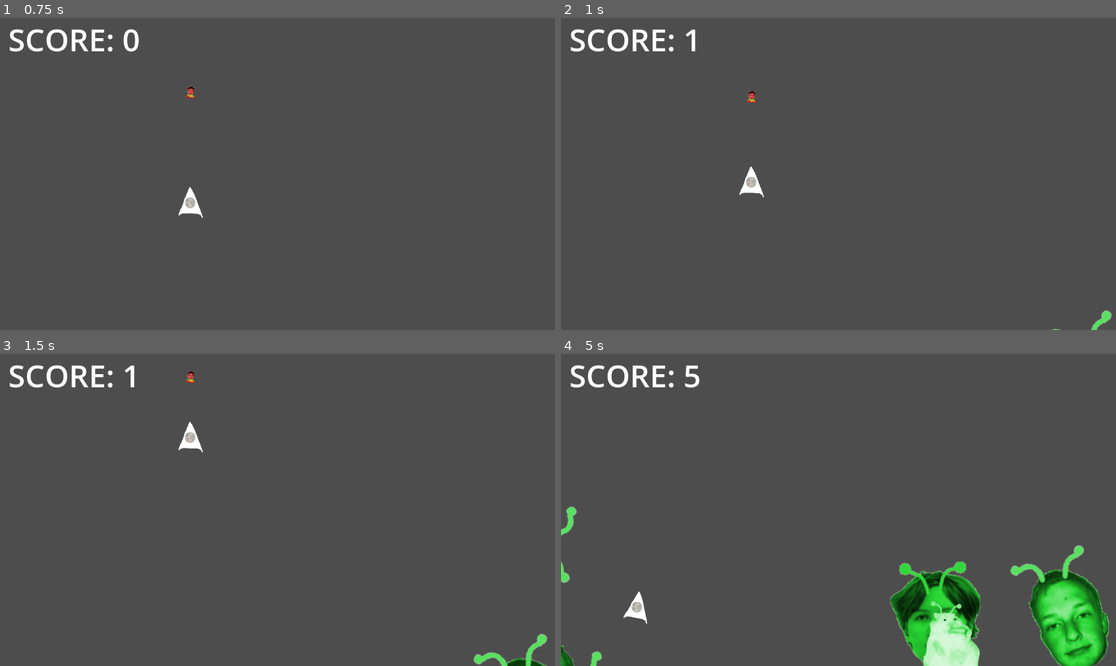
Above: before the commit, frames 1-4 (two rows, left to right).
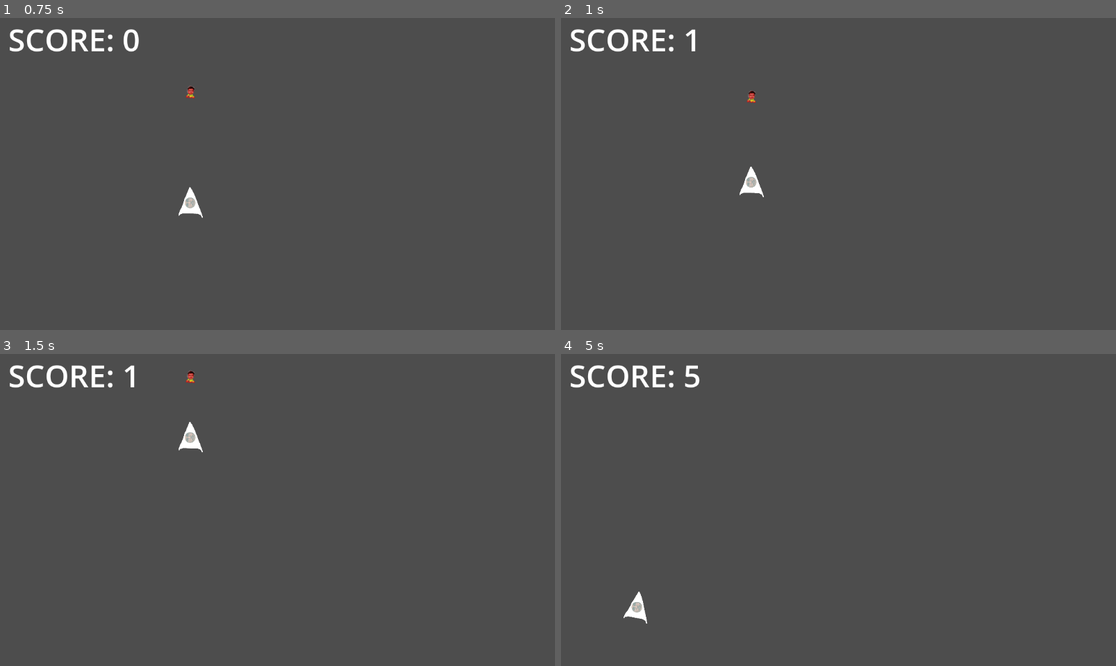
Above: after the commit, the same moments.

Repository: WickerBaskett/das-teroids
Game: Godot game, scene res://scenes/main_level.tscn
The game is run twice, just before and just after one commit, with the same random seed, the same clock (stepped at 60 frames per second) and the same inputs.
Inputs:
- Up to frame 1 (0.75 s): tap Enter at 0.5 s; hold Up (ui_up) from 0.53 s (still down); hold Space (fire) from 0.53 s (still down)
- Up to frame 2 (1 s): keep holding Up (ui_up); keep holding Space (fire)
- Up to frame 3 (1.5 s): keep holding Up (ui_up); release Space (fire) at 1.28 s; tap Space (fire) at 1.35 s
- Up to frame 4 (5 s): release Up (ui_up) at 2.03 s; hold Space (fire) 2.03-2.78 s; hold Left (ui_left) 2.03-3.53 s; tap Space (fire) at 2.85, 4.35 s; hold Down (ui_down) 3.53-4.28 s; hold Space (fire) 3.53-4.28 s; hold Right (ui_right) from 4.28 s (still down)

Frame 1 is identical in both runs. In frame 2, 0.1% of the frame differs, in the area x 88-100%, y 93-100%; in frame 3, 0.4%; in frame 4, 8.1%, in the area x 0-99%, y 48-100%.
Error after the commit: Parse Error: Preload file "uid://bibnhhn0d7swa" does not exist. (res://scripts/asteroid.gd:7)

Commit message:
Implementation of Additional Asteroid Sprites and Background

Diff:
--- a/das-teroids/scenes/main_level.tscn
+++ b/das-teroids/scenes/main_level.tscn
@@ -1,9 +1,10 @@
-[gd_scene load_steps=7 format=3 uid="uid://dhm28ne3u5nwa"]
+[gd_scene load_steps=8 format=3 uid="uid://dhm28ne3u5nwa"]
 
 [ext_resource type="PackedScene" uid="uid://cjsgle643hohi" path="res://scenes/asteroid_spawner.tscn" id="2_6we3w"]
 [ext_resource type="PackedScene" uid="uid://drxv3m3tji3j3" path="res://scenes/player.tscn" id="2_ufxs0"]
 [ext_resource type="PackedScene" uid="uid://bfjxjanc6tx24" path="res://scenes/score_keeper.tscn" id="3_6we3w"]
 [ext_resource type="Script" uid="uid://bag8il0k4pc4d" path="res://scripts/main_level.gd" id="4_qmak7"]
+[ext_resource type="Texture2D" uid="uid://betumflnsulr7" path="res://assets/sprites/backgrounds/background.png" id="5_8ra5a"]
 
 [sub_resource type="LabelSettings" id="LabelSettings_qmak7"]
 font_size = 144
@@ -37,5 +38,11 @@
 shape = SubResource("RectangleShape2D_qmak7")
 debug_color = Color(0, 0.6, 0.69803923, 0.043137256)
 
+[node name="TextureRect" type="TextureRect" parent="."]
+z_index = -10
+offset_right = 40.0
+offset_bottom = 40.0
+texture = ExtResource("5_8ra5a")
+
 [connection signal="dead" from="Player" to="." method="_on_player_death"]
 [connection signal="area_exited" from="ValidSpace" to="." method="_on_valid_space_area_exited"]
--- a/das-teroids/scripts/asteroid.gd
+++ b/das-teroids/scripts/asteroid.gd
@@ -4,6 +4,9 @@
 const A_HAMPTER = preload("uid://du6q5vtlbxb68")
 const A_J = preload("uid://c3pec6ff8dt44")
 const A_JEN = preload("uid://bihwelms66yro")
+const A_ALEX = preload("uid://bibnhhn0d7swa")
+const A_G = preload("uid://2hdgbpa2bqxw")
+const A_A = preload("uid://c2cc0lisfkpck")
 
 # @export allows us to modify this value in the editor
 @export var speed: float = 50.0
@@ -12,7 +15,7 @@
 
 # Called when the node enters the scene tree for the first time.
 func _ready() -> void:
-	match randi() % 4:
+	match randi() % 7:
 		0:
 			sprite_2d.texture = A_E
 		1:
@@ -21,6 +24,12 @@
 			sprite_2d.texture = A_J
 		3:
 			sprite_2d.texture = A_JEN
+		4:
+			sprite_2d.texture = A_ALEX
+		5:
+			sprite_2d.texture = A_G
+		6:
+			sprite_2d.texture = A_A
 
 	# Randomize asteroid speed in range [0.5 .. 5.5]
 	speed *= randf() + 0.5
